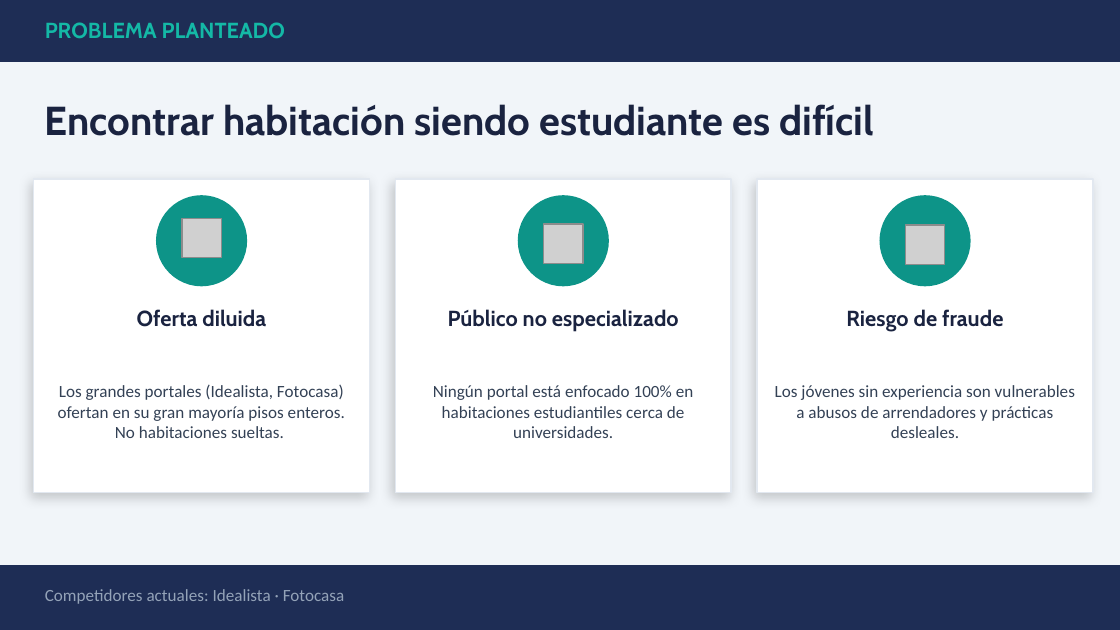
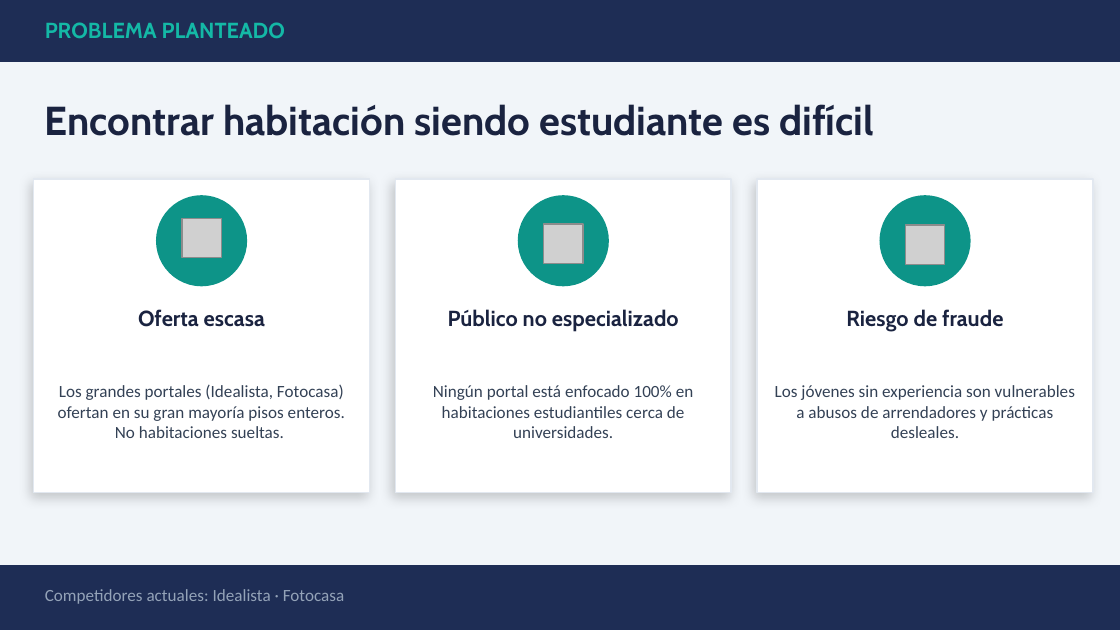
Before and after one commit to Smeagol-chan/Proyecto_Intermodular_1DAM, a slide deck: slide 2 of Roomie_Presentacion.pptx. Drawn at 1120x630 pixels with LibreOffice and Linux fonts; fonts in the diff are those of the drawing; grey boxes stand for pictures. Boxes give left, top, right and bottom in pixels: in the first picture for what was removed or moved away, otherwise in the second. Text is boxed around its words. In the diff, an @@ line names an element or a change of style, - is before the commit and + after.

```diff
--- a/Roomie_Presentacion.pptx
+++ b/Roomie_Presentacion.pptx
@@ text at <box>138,309,265,327</box>: text changed @@
-Oferta diluida
+Oferta escasa
```
Also in this commit, not shown: 1 other slide changed.
